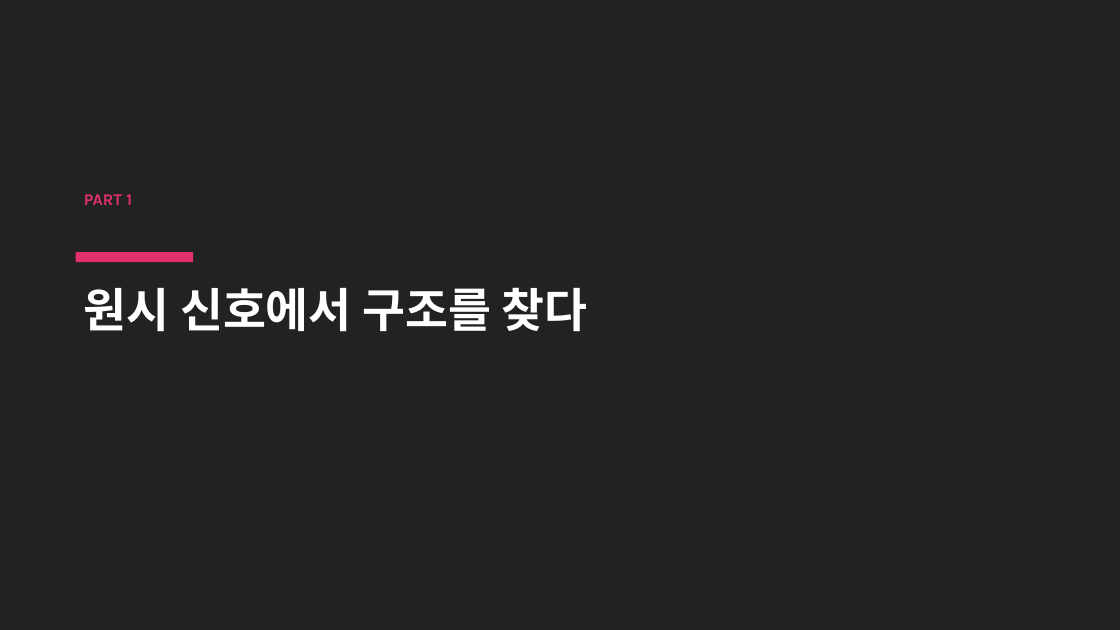
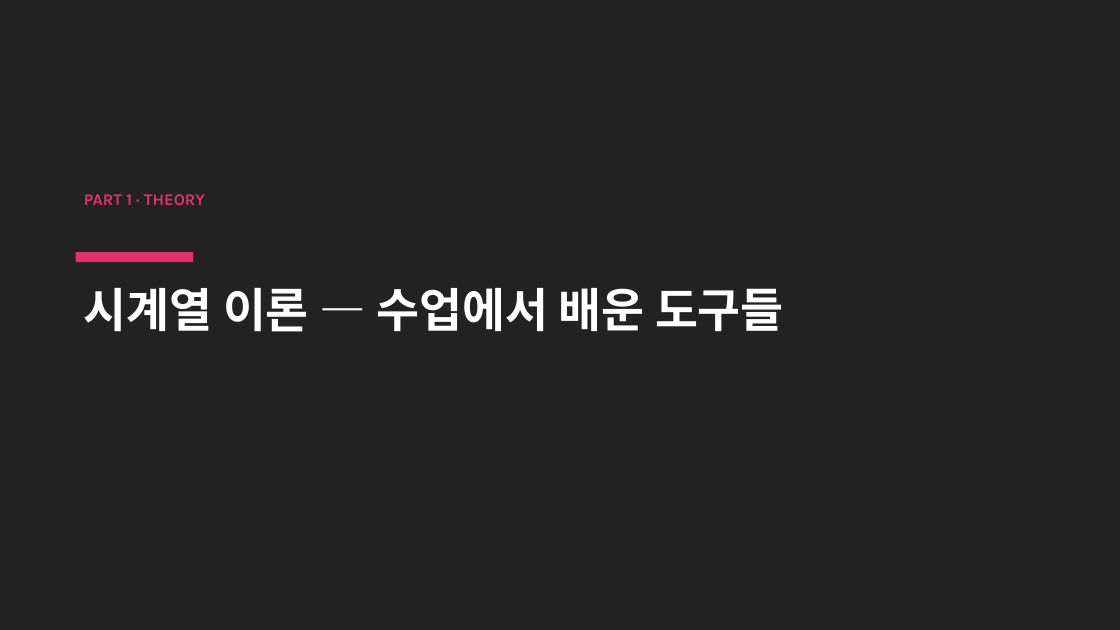
Before and after one commit to iluv4/insta_trend, a slide deck: slide 5 of presentation/insta_trend_timeseries.pptx. Drawn at 1120x630 pixels with LibreOffice and Linux fonts; fonts in the diff are those of the drawing. Boxes give left, top, right and bottom in pixels: in the first picture for what was removed or moved away, otherwise in the second. Text is boxed around its words. In the diff, an @@ line names an element or a change of style, - is before the commit and + after.

```diff
--- a/presentation/insta_trend_timeseries.pptx
+++ b/presentation/insta_trend_timeseries.pptx
@@ text at (84,194,205,205): text changed @@
-PART 1
+PART 1 · THEORY
@@ text at (84,288,784,332): text changed @@
-원시 신호에서 구조를 찾다
+시계열 이론 — 수업에서 배운 도구들
```
Also in this commit, not shown: 11 other slides changed, 12 slides added, 2 slides removed, 14 other files.
